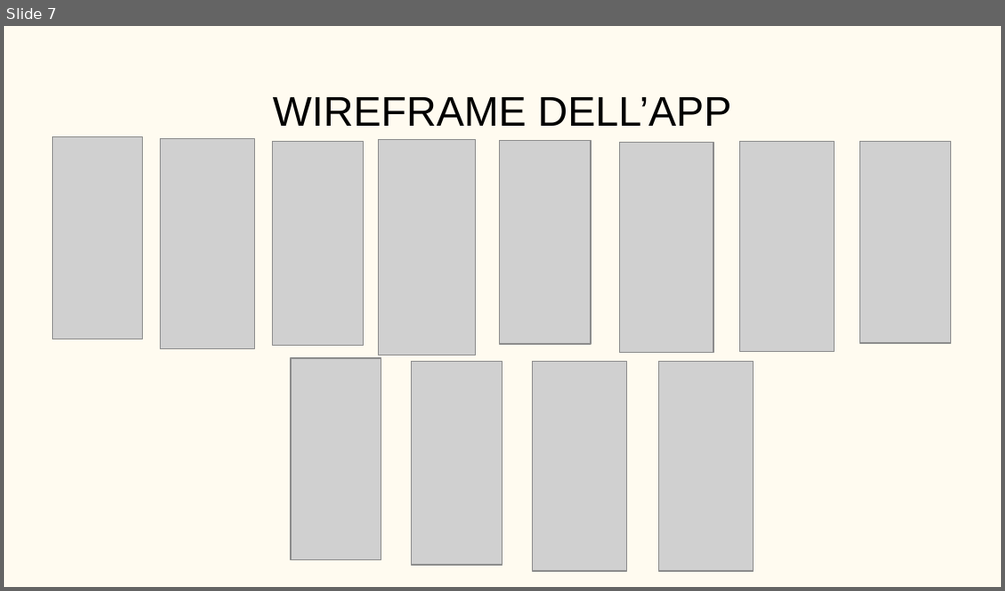
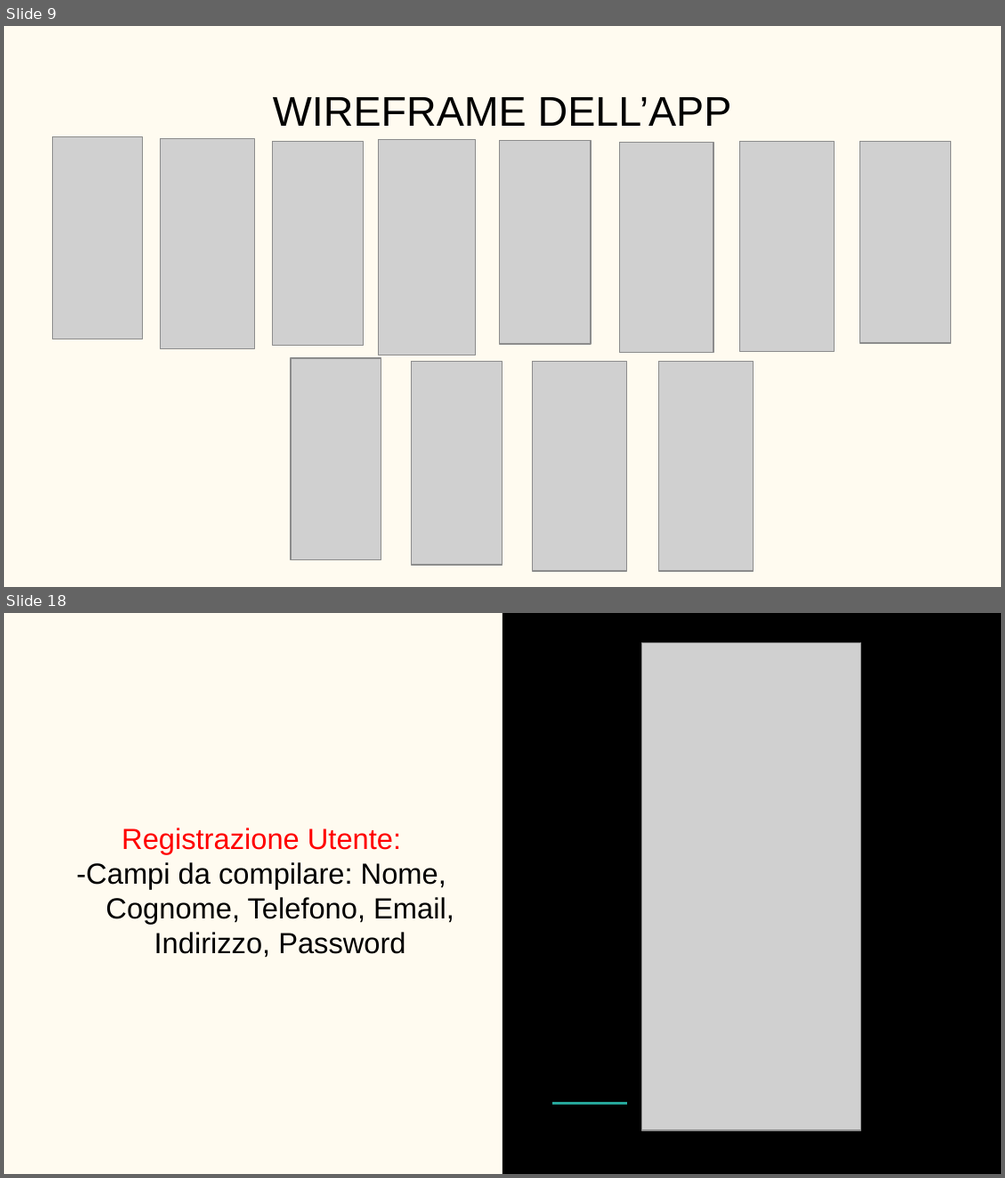
Before and after one commit to Tommiconlai/AppPet, a slide deck: Documenti/Relazione Finale/PP relazione.pptx. Shown one above the other, each under a label of ours: slide 7 before the commit, slides 9 and 18 after it; the slides between them are not shown. The pictures are 1005x591 and 1005x1178 pixels, drawn with LibreOffice and Linux fonts; fonts in the diff are those of the drawing; grey boxes stand for pictures. Boxes give left, top, right and bottom in pixels: in the first picture for what was removed or moved away, otherwise in the second. Text is boxed around its words. In the diff, an @@ line names an element or a change of style, - is before the commit and + after.

```diff
--- a/Documenti/Relazione Finale/PP relazione.pptx
+++ b/Documenti/Relazione Finale/PP relazione.pptx
@@ slide 18 added at (x1=4, y1=613, x2=1001, y2=1174), background #FFFBF0 @@
@@ rectangle added at (x1=502, y1=613, x2=1001, y2=1173), fill #000000 @@
@@ picture added at (x1=642, y1=643, x2=861, y2=1130) @@
@@ subtitle added at (x1=76, y1=827, x2=454, y2=957), 21 pt, text #000000 @@
+Registrazione Utente:
+-Campi da compilare: Nome, Cognome, Telefono, Email, Indirizzo, Password
@@ line added from (552, 1103) to (627, 1103), #26A69A 1.5 pt @@
@@ what was slide 7 is now slide 9 @@
```
Also in this commit, not shown: 2 slides changed, 9 other slides added.
